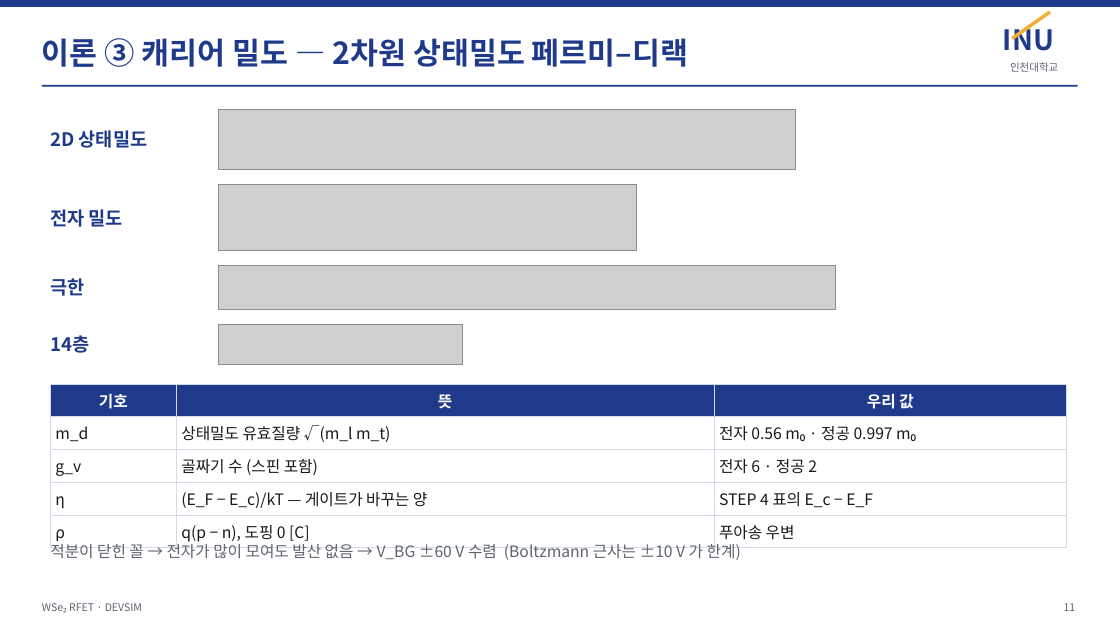
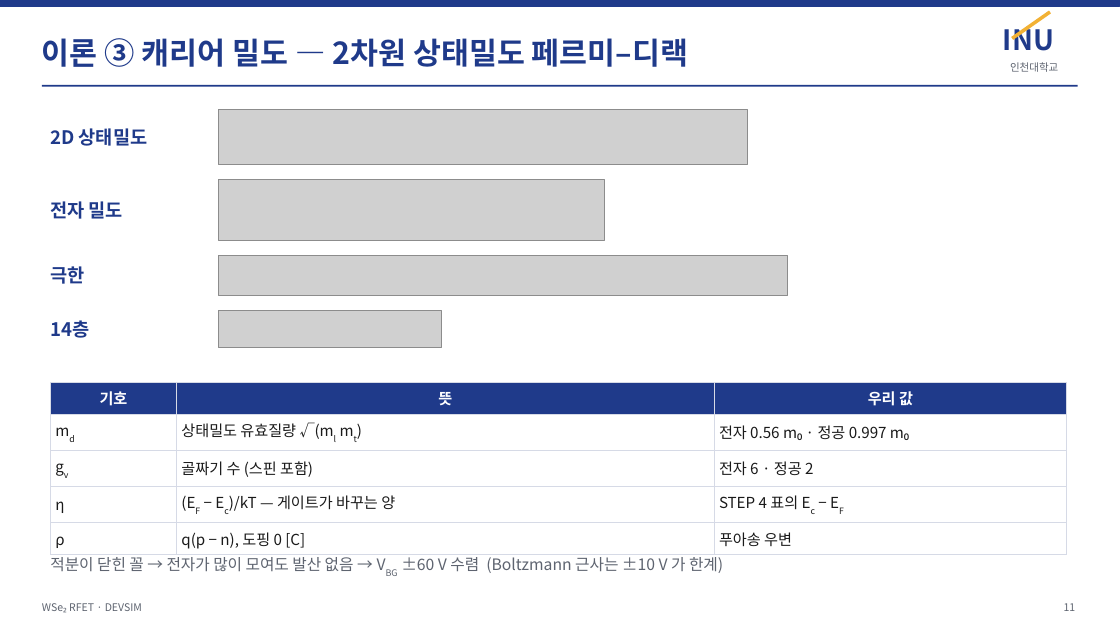
Before and after one commit to jiseonyang-9070/rfet, a slide deck: slide 11 of slides/RFET_progress_INU.pptx. Drawn at 1120x630 pixels with LibreOffice and Linux fonts; fonts in the diff are those of the drawing; grey boxes stand for pictures. Boxes give left, top, right and bottom in pixels: in the first picture for what was removed or moved away, otherwise in the second. Text is boxed around its words. In the diff, an @@ line names an element or a change of style, - is before the commit and + after.

```diff
--- a/slides/RFET_progress_INU.pptx
+++ b/slides/RFET_progress_INU.pptx
@@ picture resized from (x1=218, y1=109, x2=796, y2=170) to (x1=218, y1=109, x2=747, y2=165) @@
@@ text "전자 밀도" moved from (x1=50, y1=209, x2=123, y2=227) to (x1=50, y1=201, x2=123, y2=219) @@
@@ picture resized from (x1=218, y1=185, x2=636, y2=250) to (x1=218, y1=180, x2=604, y2=240) @@
@@ text "극한" moved from (x1=50, y1=278, x2=84, y2=296) to (x1=50, y1=266, x2=84, y2=284) @@
@@ picture resized from (x1=218, y1=266, x2=835, y2=309) to (x1=218, y1=255, x2=788, y2=296) @@
@@ text "14층" moved from (x1=50, y1=335, x2=89, y2=353) to (x1=50, y1=320, x2=89, y2=338) @@
@@ picture resized from (x1=218, y1=324, x2=462, y2=365) to (x1=218, y1=311, x2=442, y2=348) @@
@@ table at (x1=50, y1=382, x2=1067, y2=553) @@
-row 2, column 1: m_d
+row 2, column 1: md
-row 2, column 2: 상태밀도 유효질량 √(m_l m_t)
+row 2, column 2: 상태밀도 유효질량 √(ml mt)
-row 3, column 1: g_v
+row 3, column 1: gv
-row 4, column 2: (E_F − E_c)/kT — 게이트가 바꾸는 양
+row 4, column 2: (EF − Ec)/kT — 게이트가 바꾸는 양
-row 4, column 3: STEP 4 표의 E_c − E_F
+row 4, column 3: STEP 4 표의 Ec − EF
@@ size 13.5 to 13 pt in "기호", "뜻", "우리 값", "전자 0.56 m₀ · 정공 0.997 m₀" and 6 more places @@
@@ text at (x1=50, y1=554, x2=723, y2=573): text changed @@
-적분이 닫힌 꼴 → 전자가 많이 모여도 발산 없음 → V_BG ±60 V 수렴 (Boltzmann 근사는 ±10 V 가 한계)
+적분이 닫힌 꼴 → 전자가 많이 모여도 발산 없음 → VBG ±60 V 수렴 (Boltzmann 근사는 ±10 V 가 한계)
```
Also in this commit, not shown: 8 other slides changed, 1 other file.
